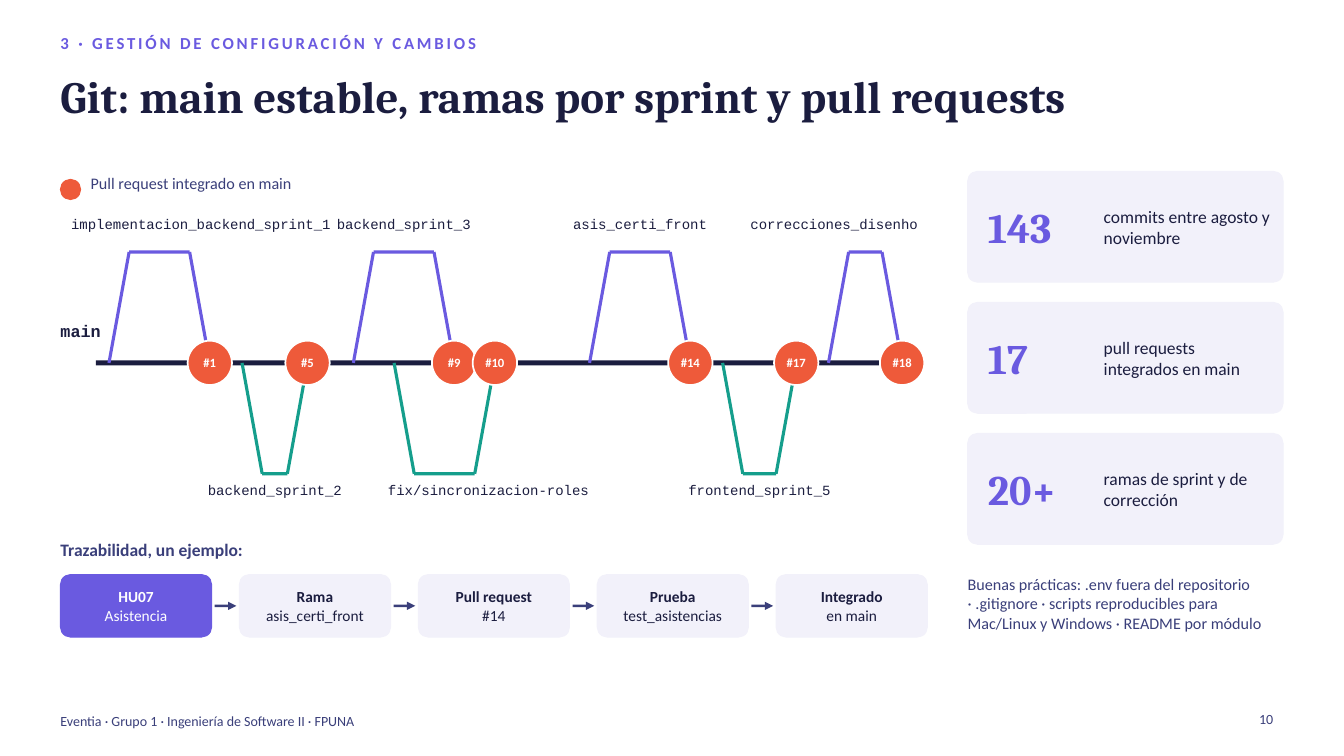
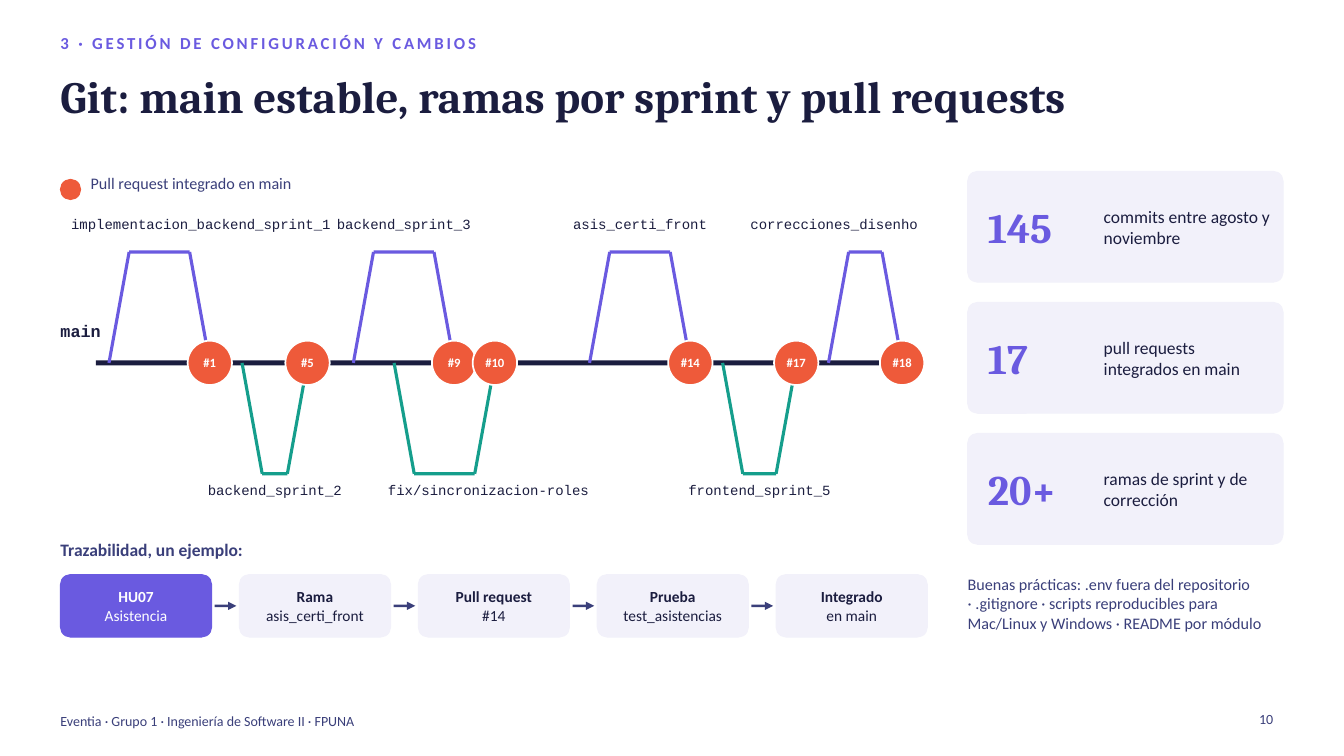
Before and after one commit to TobiasMiranda-FPUNA/Grupo-1-ING.-SOFT-II-Eventia, a slide deck: slide 10 of documentation/presentacion/Eventia_Presentacion.pptx. Drawn at 1344x756 pixels with LibreOffice and Linux fonts; fonts in the diff are those of the drawing. Boxes give left, top, right and bottom in pixels: in the first picture for what was removed or moved away, otherwise in the second. Text is boxed around its words. In the diff, an @@ line names an element or a change of style, - is before the commit and + after.

Commit message:
Se actualiza la presentación

```diff
--- a/documentation/presentacion/Eventia_Presentacion.pptx
+++ b/documentation/presentacion/Eventia_Presentacion.pptx
@@ text at <box>988,214,1052,244</box>: text changed @@
-143
+145
```
Also in this commit, not shown: 1 other file.
